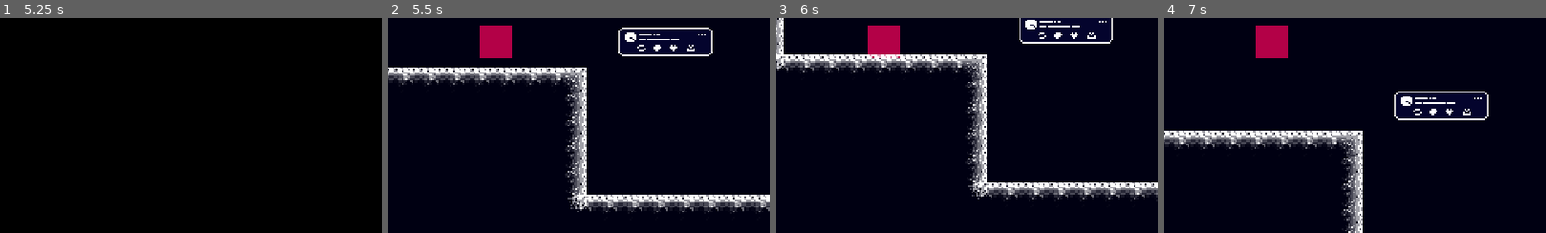
Above: before the commit, frames 1-4 (left to right).
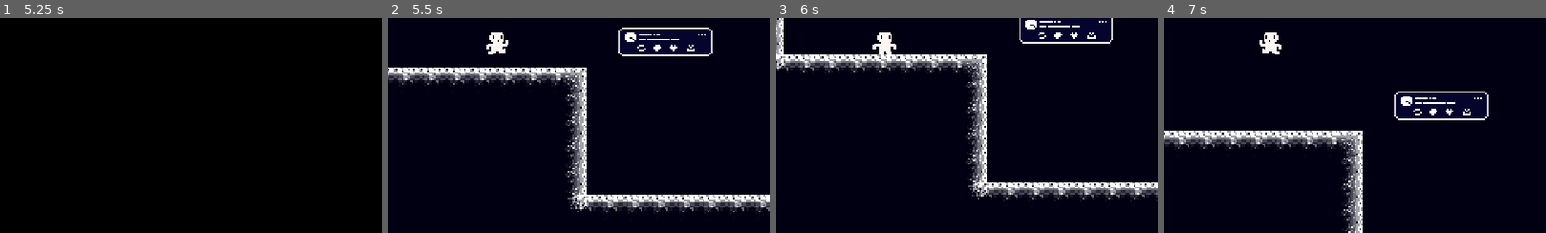
Above: after the commit, the same moments.

Repository: ilmoruuu/dontScroll
Game: Godot game, scene res://scenes/ui/main_menu.tscn
Same seed, same stepped clock (60 frames per second), same inputs: the game is played once before the commit and once after it.
Inputs:
- Up to frame 1 (5.25 s): click "Iniciar" at 0.5 s; tap Enter (ui_accept) at 1.25, 1.52, 2.27, 3.5, 3.77, 4.52 s; hold Right (ui_right) 1.28-2.78 s; hold Left (ui_left) 2.78-3.53 s; hold Right (ui_right) 3.53-5.03 s; hold Left (ui_left) from 5.03 s (still down)
- Up to frame 2 (5.5 s): keep holding Left (ui_left); tap Enter (ui_accept) at 5.27 s
- Up to frame 3 (6 s): release Left (ui_left) at 5.78 s; hold Right (ui_right) from 5.78 s (still down)
- Up to frame 4 (7 s): release Right (ui_right) at 6.53 s; hold Left (ui_left) from 6.53 s (still down); tap Enter (ui_accept) at 6.77 s
The pictures show only the part of the screen within x 36-86%, y 44-94%; the shares and areas given below are measured in that part.

Frame 1 is identical in both runs. In frame 2, 1.3% of the frame differs, in the area x 24-33%, y 3-19%; in frame 3, 1.2%; in frame 4, 1.3%.

Commit message:
fix: ocultar retangulo
retangulo que cobria o jogador foi ocultado

Diff:
--- a/dont-scroll/entities/player/player.tscn
+++ b/dont-scroll/entities/player/player.tscn
@@ -130,7 +130,7 @@
 sprite_frames = SubResource("SpriteFrames_lnu2h")
 animation = &"idle"
 autoplay = "idle"
-frame_progress = 0.29377514
+frame_progress = 0.7739523
 
 [node name="CollisionShape2D" type="CollisionShape2D" parent="." unique_id=661443857]
 visible = false
@@ -140,10 +140,9 @@
 [node name="Camera2D" type="Camera2D" parent="." unique_id=1068141356]
 
 [node name="ColorRect" type="ColorRect" parent="." unique_id=841866677]
+visible = false
 offset_left = -10.0
 offset_top = -10.0
 offset_right = 10.0
 offset_bottom = 10.0
 color = Color(0.70035434, 0.0039975718, 0.27824256, 1)
-limit_top = -10
-limit_bottom = 270
